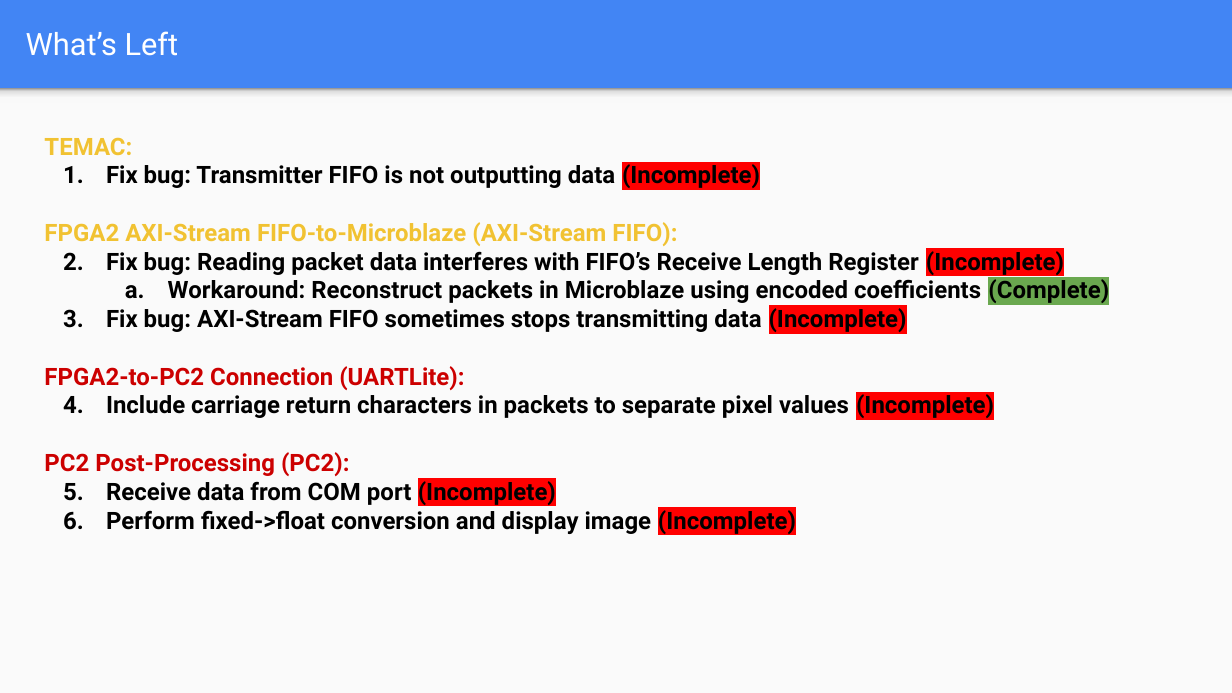
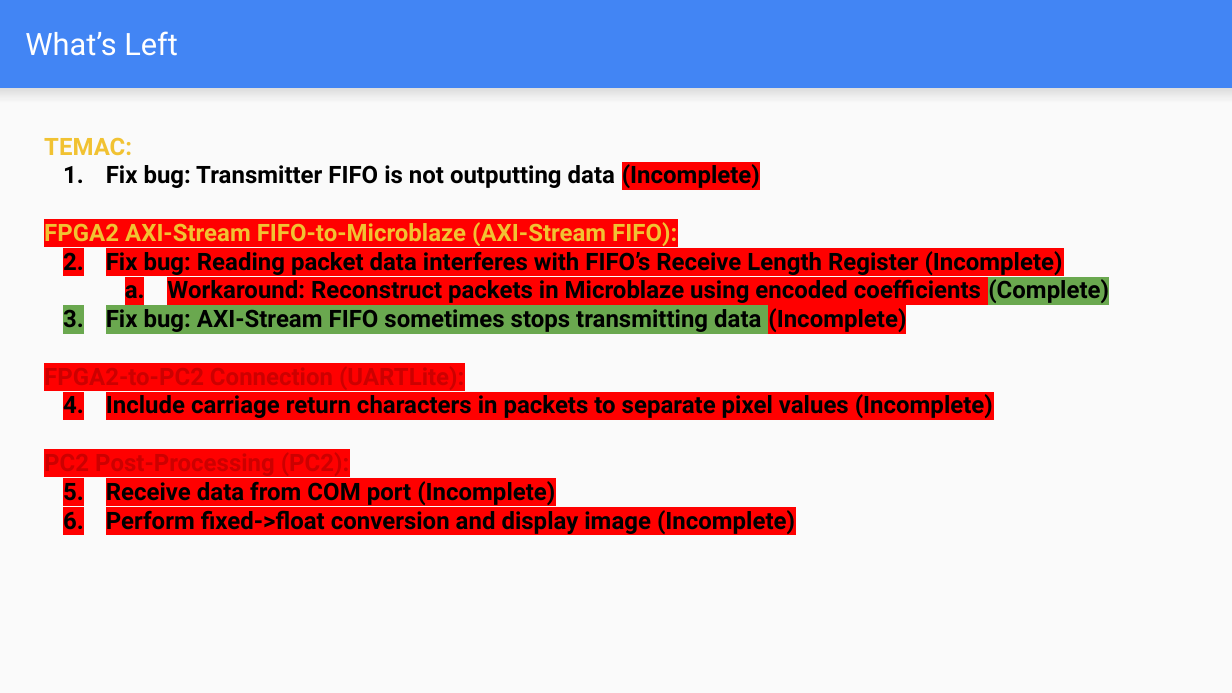
Before and after one commit to JKHHai/G4_H263_Compression, a slide deck: slide 29 of docs/H.263 Media Compression Broadcast on FPGAs Final project Demo.pptx (slide 30 before the commit). Drawn at 1232x693 pixels with LibreOffice and Linux fonts; fonts in the diff are those of the drawing. Boxes give left, top, right and bottom in pixels: in the first picture for what was removed or moved away, otherwise in the second. Text is boxed around its words. In the diff, an @@ line names an element or a change of style, - is before the commit and + after.

```diff
--- a/docs/H.263 Media Compression Broadcast on FPGAs Final project Demo.pptx
+++ b/docs/H.263 Media Compression Broadcast on FPGAs Final project Demo.pptx
@@ rectangle at bbox=[0, 89, 1232, 103]: fill gradient #F9F9F9 to #DEDEDE to #999999 to gradient #F9F9F9 to #DEDEDE @@
@@ text at bbox=[44, 222, 1109, 534]: highlight none to #FF0000 in "FPGA2 AXI-Stream FIFO-to-Microblaze (AXI-Stream FIFO):", "Fix bug: Reading packet data interferes with ...", "Workaround: Reconstruct packets in Microblaze using encoded ...", "FPGA2-to-PC2 Connection (UARTLite):" and 4 more places; highlight none to #6AA84F in "Fix bug: AXI-Stream FIFO sometimes stops transmitting ..." @@
```
Also in this commit, not shown: 26 other slides changed, 1 slide removed, 4 other files.
